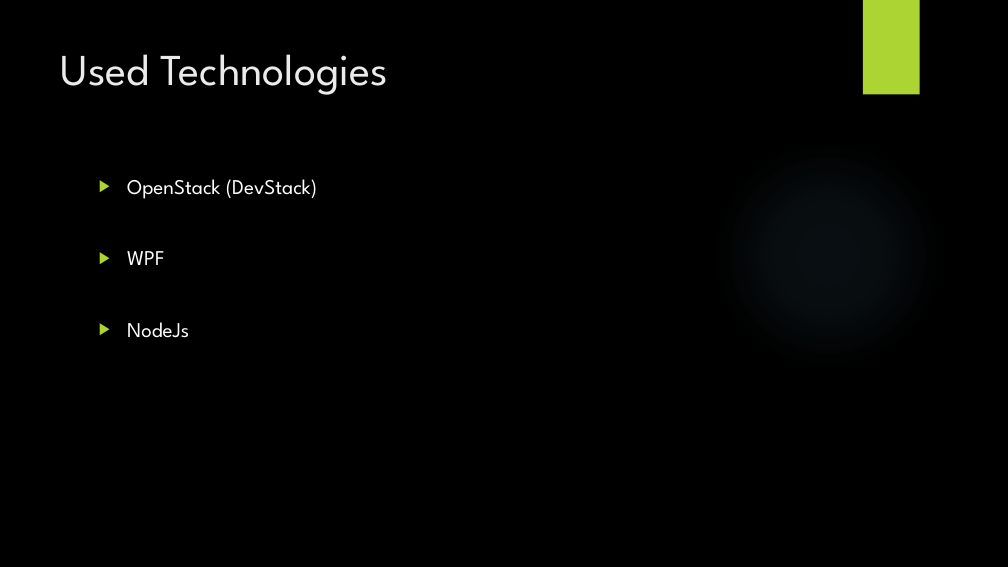
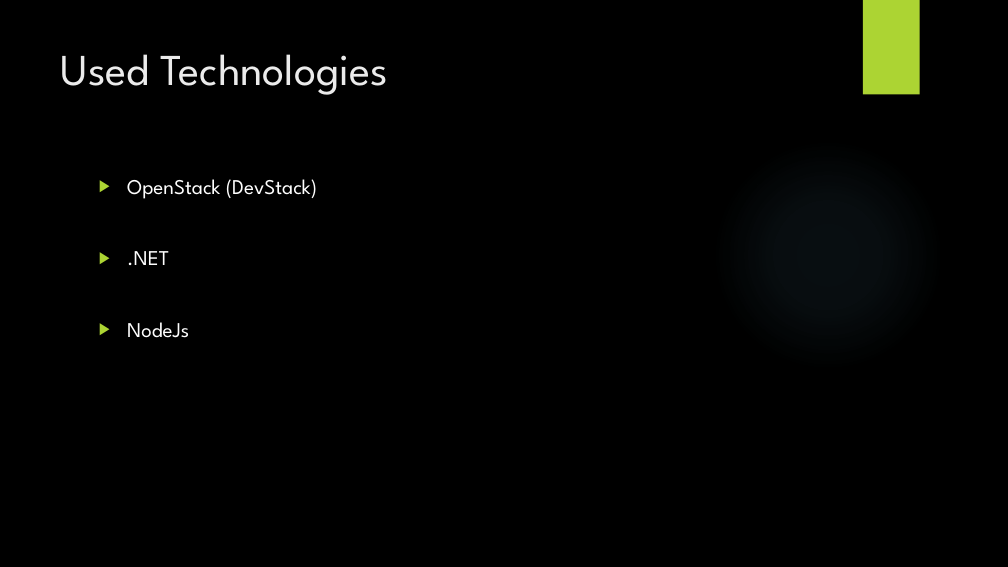
Before and after one commit to lightstalker89/MIT_SAD, a slide deck: slide 2 of 3nd_sem/cc/le_gr_mu/01_Ex_Hm/Presentation/Enabling Technologies.pptx. Drawn at 1008x567 pixels with LibreOffice and Linux fonts; fonts in the diff are those of the drawing; background and template pictures are left out. Boxes give left, top, right and bottom in pixels: in the first picture for what was removed or moved away, otherwise in the second. Text is boxed around its words. In the diff, an @@ line names an element or a change of style, - is before the commit and + after.

```diff
--- a/3nd_sem/cc/le_gr_mu/01_Ex_Hm/Presentation/Enabling Technologies.pptx
+++ b/3nd_sem/cc/le_gr_mu/01_Ex_Hm/Presentation/Enabling Technologies.pptx
@@ text at [127, 251, 169, 265]: text changed @@
-▶ WPF
+▶ .NET
```
Also in this commit, not shown: 3 other slides changed, 1 slide added, 1 slide removed.
